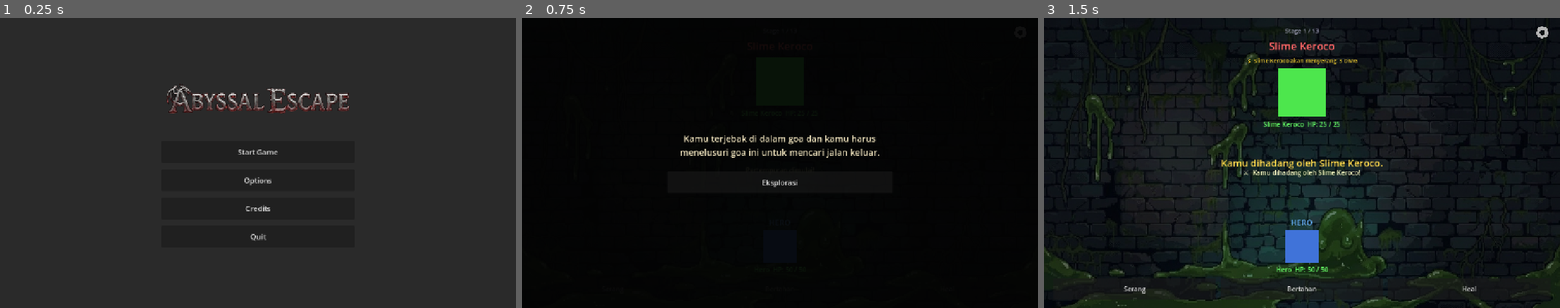
Above: before the commit, frames 1-3 (left to right).
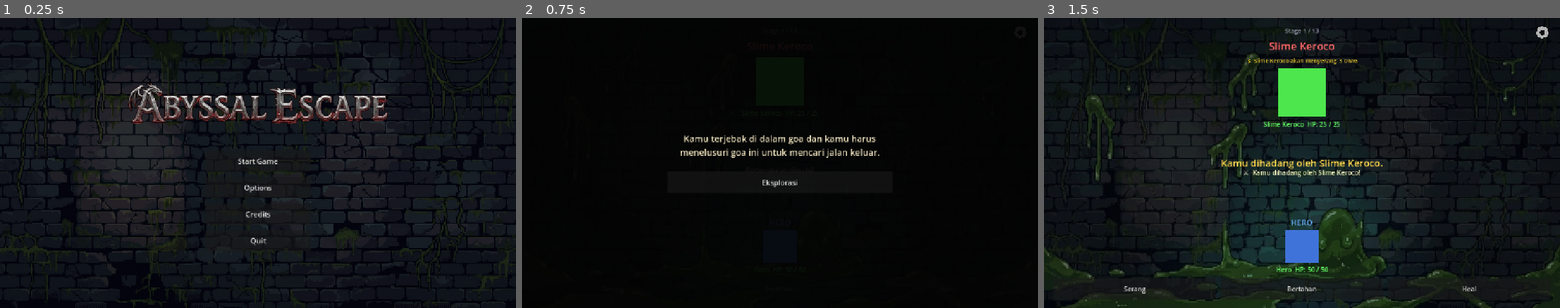
Above: after the commit, the same moments.

Repository: nauvalaslam/abyssal-escape
Game: Godot game, scene res://scenes/main_menu/main_menu.tscn
Two runs of this game, one before a commit and one after it. Both use one fixed random seed, a clock stepped at 60 frames per second and the inputs below.
Inputs:
- Up to frame 1 (0.25 s): no input
- Up to frame 2 (0.75 s): click "Start Game" at 0.5 s
- Up to frame 3 (1.5 s): click "Eksplorasi" at 1.25 s

The runs differ from the first frame. In frame 1, 53% of the frame differs, in the area x 0-100%, y 0-100%; in frame 2, nothing differs; in frame 3, nothing differs.

Commit message:
fix: restore main menu background and upscale title logo size

Diff:
--- a/scenes/main_menu/main_menu.tscn
+++ b/scenes/main_menu/main_menu.tscn
@@ -1,7 +1,8 @@
-[gd_scene load_steps=3 format=3 uid="uid://bq3f7pnaxb7m"]
+[gd_scene load_steps=4 format=3 uid="uid://bq3f7pnaxb7m"]
 
 [ext_resource type="Script" uid="uid://bs35clqu4dc1u" path="res://scripts/ui/main_menu_ui.gd" id="1_mnscr"]
-[ext_resource type="PackedScene" path="res://scenes/ui/options_modal.tscn" id="2_optmodal"]
+[ext_resource type="Texture2D" uid="uid://dinuxiupiyhjk" path="res://assets/backgrounds/main_menu.jpg" id="2_0ebjn"]
+[ext_resource type="PackedScene" path="res://scenes/ui/options_modal.tscn" id="3_optmodal"]
 
 [node name="MainMenu" type="Control" unique_id=1112784214]
 layout_mode = 3
@@ -19,8 +20,9 @@
 anchor_bottom = 1.0
 grow_horizontal = 2
 grow_vertical = 2
+texture = ExtResource("2_0ebjn")
 expand_mode = 1
-stretch_mode = 7
+stretch_mode = 0
 
 [node name="Overlay" type="ColorRect" parent="." unique_id=1157398376]
 layout_mode = 1
@@ -42,43 +44,47 @@
 [node name="VBoxContainer" type="VBoxContainer" parent="CenterContainer" unique_id=1510141654]
 custom_minimum_size = Vector2(300, 0)
 layout_mode = 2
-theme_override_constants/separation = 16
+theme_override_constants/separation = 14
 
 [node name="TitleLogo" type="TextureRect" parent="CenterContainer/VBoxContainer" unique_id=1128251365]
-custom_minimum_size = Vector2(480, 105)
+custom_minimum_size = Vector2(680, 145)
 layout_mode = 2
 size_flags_horizontal = 4
 expand_mode = 1
 stretch_mode = 5
 
 [node name="Spacer" type="Control" parent="CenterContainer/VBoxContainer" unique_id=1311799174]
-custom_minimum_size = Vector2(0, 20)
+custom_minimum_size = Vector2(0, 16)
 layout_mode = 2
 
 [node name="StartButton" type="Button" parent="CenterContainer/VBoxContainer" unique_id=577692838]
-custom_minimum_size = Vector2(260, 54)
+custom_minimum_size = Vector2(260, 52)
 layout_mode = 2
+size_flags_horizontal = 4
 theme_override_font_sizes/font_size = 18
 text = "Start Game"
 
 [node name="OptionsButton" type="Button" parent="CenterContainer/VBoxContainer" unique_id=1982736451]
-custom_minimum_size = Vector2(260, 54)
+custom_minimum_size = Vector2(260, 52)
 layout_mode = 2
+size_flags_horizontal = 4
 theme_override_font_sizes/font_size = 18
 text = "Options"
 
 [node name="CreditsButton" type="Button" parent="CenterContainer/VBoxContainer" unique_id=274896408]
-custom_minimum_size = Vector2(260, 54)
+custom_minimum_size = Vector2(260, 52)
 layout_mode = 2
+size_flags_horizontal = 4
 theme_override_font_sizes/font_size = 18
 text = "Credits"
 
 [node name="QuitButton" type="Button" parent="CenterContainer/VBoxContainer" unique_id=1610850747]
-custom_minimum_size = Vector2(260, 54)
+custom_minimum_size = Vector2(260, 52)
 layout_mode = 2
+size_flags_horizontal = 4
 theme_override_font_sizes/font_size = 18
 text = "Quit"
 
-[node name="OptionsModal" parent="." instance=ExtResource("2_optmodal")]
+[node name="OptionsModal" parent="." instance=ExtResource("3_optmodal")]
 visible = false
 layout_mode = 1
--- a/scripts/ui/main_menu_ui.gd
+++ b/scripts/ui/main_menu_ui.gd
@@ -26,11 +26,18 @@
 	var path: String = "res://assets/backgrounds/main_menu.jpg"
 	var tex: Texture2D = null
 
-	var img: Image = Image.load_from_file(path)
-	if img:
-		tex = ImageTexture.create_from_image(img)
-	elif ResourceLoader.exists(path):
+	# Coba via ResourceLoader terlebih dahulu
+	if ResourceLoader.exists(path):
 		tex = load(path)
+
+	# Fallback via Image.load_from_file jika perlu
+	if not tex:
+		var gpath: String = ProjectSettings.globalize_path(path)
+		var img: Image = Image.load_from_file(gpath)
+		if not img:
+			img = Image.load_from_file(path)
+		if img:
+			tex = ImageTexture.create_from_image(img)
 
 	if tex and background_rect:
 		background_rect.texture = tex
@@ -40,7 +47,10 @@
 	var tex: Texture2D = null
 
 	# Muat gambar PNG langsung dari file (bebas dari ketergantungan file .import)
-	var img: Image = Image.load_from_file(path)
+	var gpath: String = ProjectSettings.globalize_path(path)
+	var img: Image = Image.load_from_file(gpath)
+	if not img:
+		img = Image.load_from_file(path)
 	if img:
 		tex = ImageTexture.create_from_image(img)
 	elif ResourceLoader.exists(path):
Binary file changed: assets/title/title_logo.png
